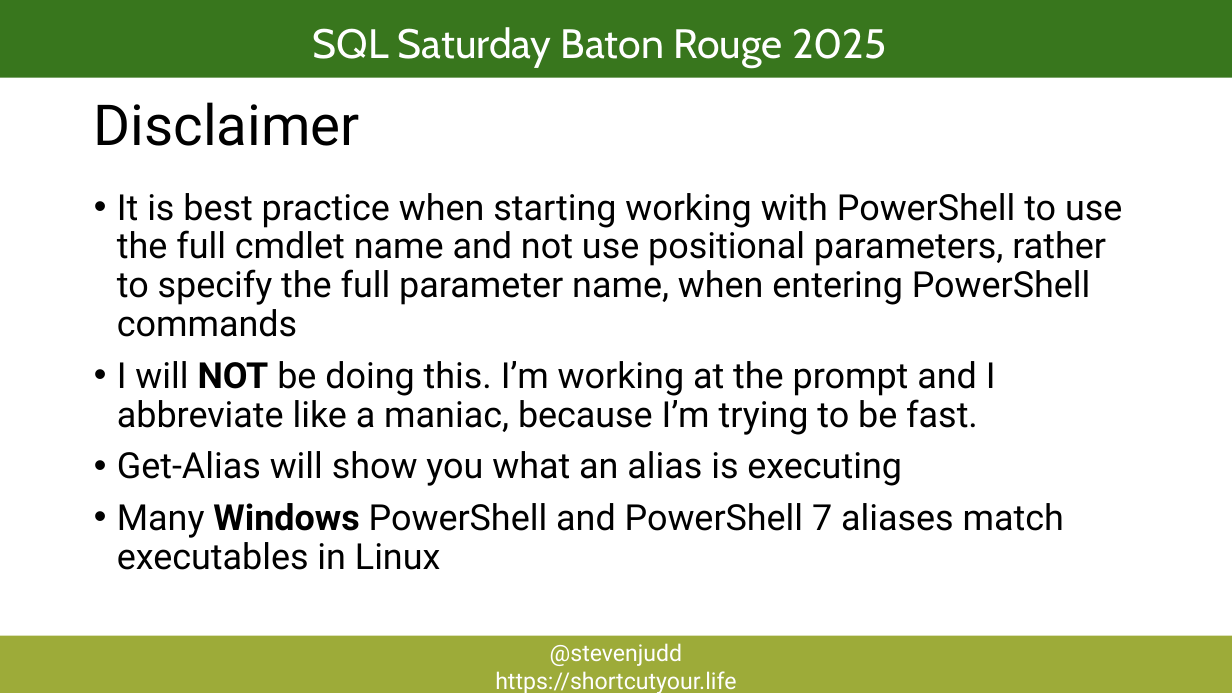
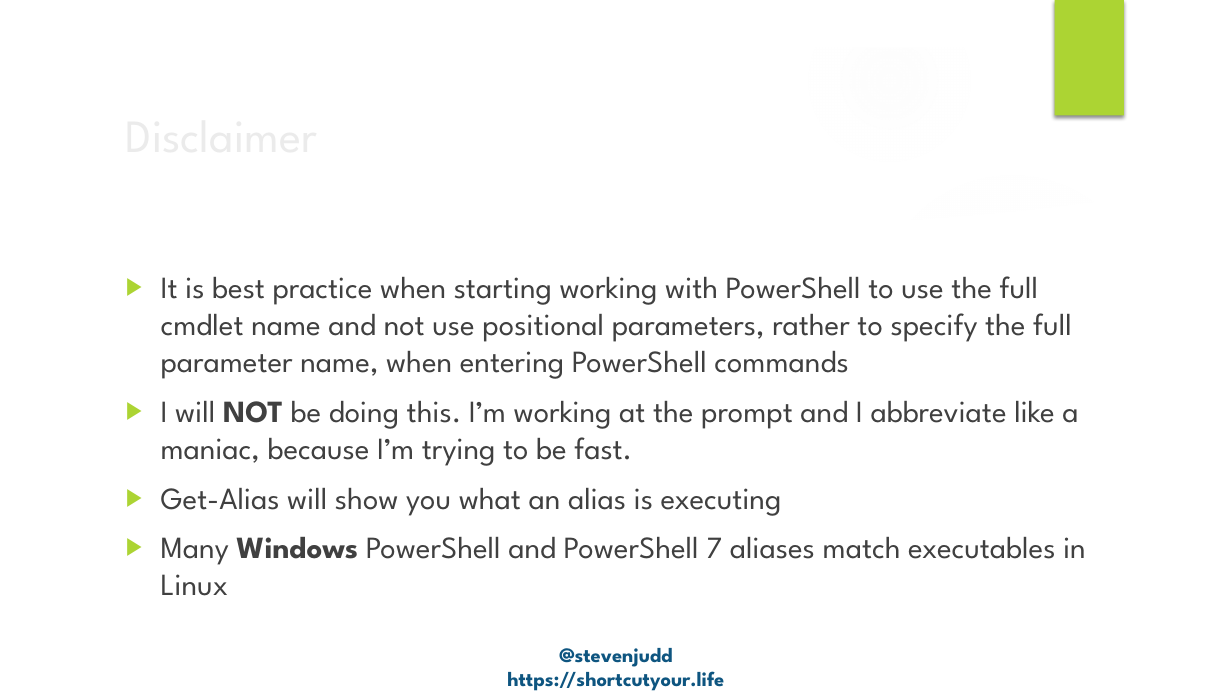
Before and after one commit to stevenjudd/DontBashPowerShell, a slide deck: slide 5 of Dont Bash PowerShell.pptx (slide 6 before the commit). Drawn at 1232x693 pixels with LibreOffice and Linux fonts; fonts in the diff are those of the drawing; background and template pictures are left out. Boxes give left, top, right and bottom in pixels: in the first picture for what was removed or moved away, otherwise in the second. Text is boxed around its words. In the diff, an @@ line names an element or a change of style, - is before the commit and + after.

Commit message:
added gitignore rearranged demos fixed demo path updated slides

```diff
--- a/Dont Bash PowerShell.pptx
+++ b/Dont Bash PowerShell.pptx
@@ rectangle removed at (0,0,1232,78) @@
@@ group added at (0,0,1232,693): 5 ellipses, 3 freeform shapes @@
@@ text removed at (313,27,887,67) @@
-SQL Saturday Baton Rouge 2025
@@ rectangle added at (1055,0,1124,116), fill #ACD433 @@
@@ title "Disclaimer": place and size @@
-title "Disclaimer" at (94,102,360,146)
+title "Disclaimer" at (116,98,1002,169)
@@ title "Disclaimer" at (116,98,1002,169): size 44 to 36 pt, font Roboto to League Spartan, text colour #000000 to #EBEBEB; line spacing 0.9 to 1; vertical alignment top to middle @@
@@ text "It is best practice when ...": place and size @@
-text "It is best practice when ..." at (117,193,1122,570)
+text "It is best practice when ..." at (161,276,1086,596)
@@ text "It is best practice when ..." at (161,276,1086,596): size 28 to 24 pt, font Roboto to League Spartan, text colour #000000 to #404040; bullet • to ▶; line spacing 0.9 to 1 @@
@@ text "@stevenjudd": place and size @@
-text "@stevenjudd" at (0,636,1232,693)
+text "@stevenjudd" at (507,648,724,691)
@@ text "@stevenjudd" at (507,648,724,691): size 18 to 16 pt, font Roboto to League Spartan, text colour #FFFFFF to #0E5580, bold on; fill #9DAB39 to none @@
```
Also in this commit, not shown: 14 other slides changed, 2 slides removed, 2 other files.
